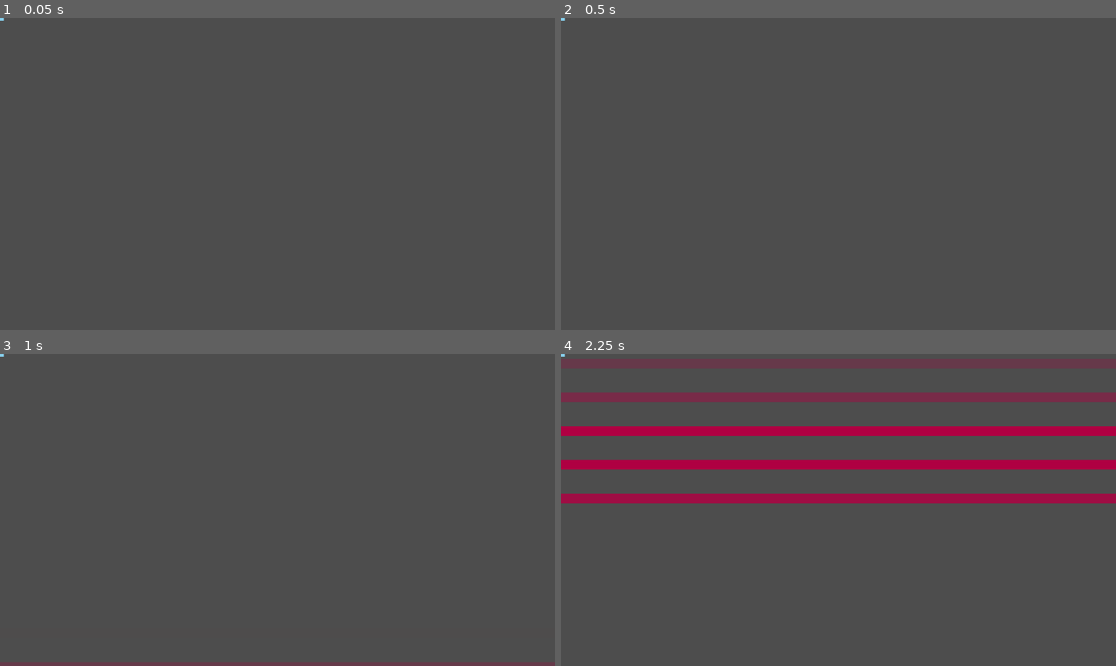
Above: before the commit, frames 1-4 (two rows, left to right).
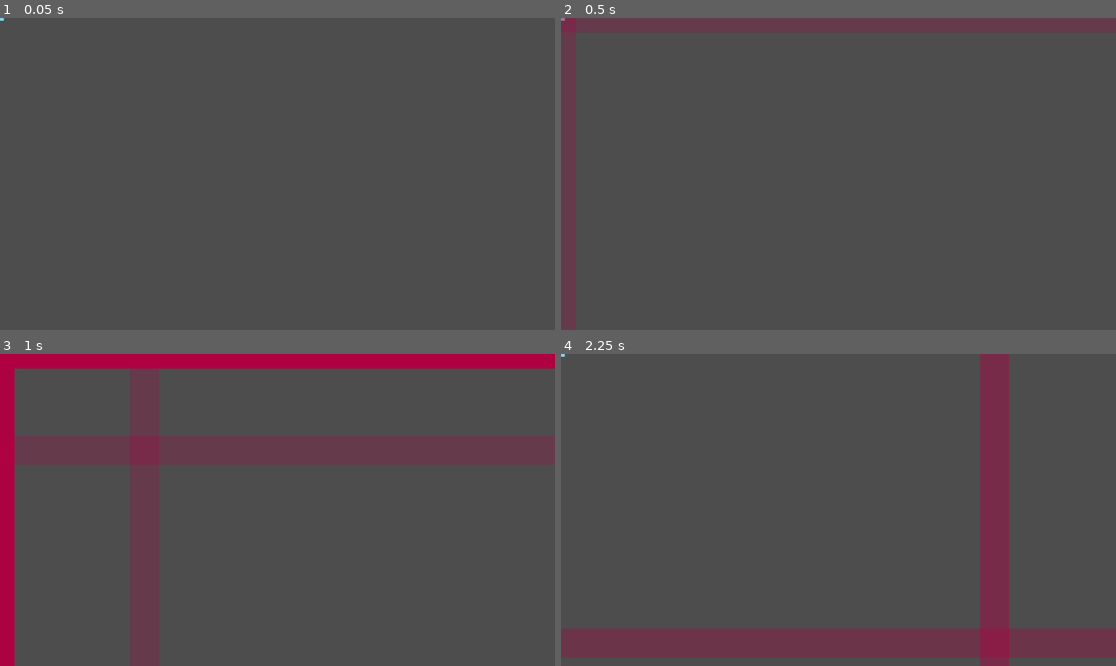
Above: after the commit, the same moments.

Repository: Sosenteam/sa-bullet-hell
Game: Godot game, scene res://levels/testing_level.tscn
Two runs of this game, one before a commit and one after it. Both use one fixed random seed, a clock stepped at 60 frames per second and the inputs below.
Inputs:
- Up to frame 1 (0.05 s): no input
- Up to frame 2 (0.5 s): no input
- Up to frame 3 (1 s): no input
- Up to frame 4 (2.25 s): no input

Frame 1 is identical in both runs. In frame 2, 0.1% of the frame differs, in the area x 0-3%, y 0-5%; in frame 3, 7.7%; in frame 4, 28%, in the area x 0-100%, y 0-100%.

Commit message:
bullet added

Diff:
--- /dev/null
+++ b/hit_management/bullet.gd
@@ -0,0 +1,43 @@
+extends Area2D
+
+@onready var collision_shape = $CollisionPolygon2D
+@onready var draw_shape = $Polygon2D
+@onready var vis_notif = $VisibleOnScreenNotifier2D
+
+var radius = 10
+var velocity: Vector2 = Vector2.ZERO
+
+func _ready() -> void:
+	pass
+
+func move(pos,radius,vel):
+	global_position = pos
+	velocity = vel
+	draw()
+
+
+func draw():
+	var verts: PackedVector2Array = []
+	var circle_res = 16
+	verts.resize(circle_res)
+	for i in circle_res:
+		var angle = (TAU/circle_res)*i
+		verts[i] = position + radius*Vector2.from_angle(angle)
+	draw_shape.set_polygon(verts)
+	collision_shape.set_polygon(verts)
+	vis_notif.rect.size.x = radius
+	vis_notif.rect.size.y = radius
+
+func _physics_process(delta: float) -> void:
+	global_position+=velocity*delta
+
+func _on_body_entered(body: Node2D) -> void:
+	if(body.has_method("hit")):
+		body.hit()
+
+
+func _on_visible_on_screen_notifier_2d_screen_exited() -> void:
+
+	#get_parent	().print_tree_pretty()
+	#queue_free()
+	pass
--- /dev/null
+++ b/hit_management/bullet.tscn
@@ -0,0 +1,16 @@
+[gd_scene format=3 uid="uid://bkvxauq134djn"]
+
+[ext_resource type="Script" uid="uid://cj0cte2xdg3rk" path="res://hit_management/bullet.gd" id="1_x60x5"]
+
+[node name="Bullet" type="Area2D" unique_id=349246806]
+script = ExtResource("1_x60x5")
+
+[node name="CollisionPolygon2D" type="CollisionPolygon2D" parent="." unique_id=1464134240]
+
+[node name="Polygon2D" type="Polygon2D" parent="." unique_id=1598143690]
+color = Color(0.68176764, 1.0444373e-05, 0.46223396, 1)
+
+[node name="VisibleOnScreenNotifier2D" type="VisibleOnScreenNotifier2D" parent="." unique_id=1232791379]
+
+[connection signal="body_entered" from="." to="." method="_on_body_entered"]
+[connection signal="screen_exited" from="VisibleOnScreenNotifier2D" to="." method="_on_visible_on_screen_notifier_2d_screen_exited"]
--- a/hit_management/hitzone_player.gd
+++ b/hit_management/hitzone_player.gd
@@ -1,15 +1,23 @@
 extends AnimationPlayer
 
 var hitzone = preload("res://hit_management/hitzone.tscn")
+var bullet = preload("res://hit_management/bullet.tscn")
 
 var current_x
-var current_y
+var current_y # FIX THIS IS SHARED BY SIMULATIOUS ANIMATIONS
+
 
 func create_zone(pos:Vector2,size:Vector2):
 	#print("zone created at ",pos," with size ",size)
 	var zone = hitzone.instantiate()
-	add_child(zone)
+	get_tree().current_scene.add_child(zone)
 	zone.move(pos.x,pos.y,size.x,size.y)
+
+func create_bullet(pos:Vector2,radius:float,vel:Vector2):
+	var bul = bullet.instantiate()
+
+	get_tree().current_scene.add_child(bul)
+	bul.move(pos,radius,vel)
 
 func create_horizontal_wipe(start_x:float,size_x:float,distance_x:float,end_x:float,time_between:float):
 	current_x = start_x
--- a/hit_management/hitzone_player.tscn
+++ b/hit_management/hitzone_player.tscn
@@ -4,7 +4,7 @@
 
 [sub_resource type="Animation" id="Animation_y6oul"]
 resource_name = "test"
-length = 7.9
+length = 10.066667
 loop_mode = 1
 tracks/0/type = "method"
 tracks/0/imported = false
@@ -13,17 +13,23 @@
 tracks/0/interp = 1
 tracks/0/loop_wrap = true
 tracks/0/keys = {
-"times": PackedFloat32Array(0.23333335, 2.4666667, 5.4333334),
-"transitions": PackedFloat32Array(1, 1, 1),
+"times": PackedFloat32Array(0.03333333, 0.0666666, 3.0333333, 3.3333333, 4.3333335),
+"transitions": PackedFloat32Array(1, 1, 1, 1, 1),
 "values": [{
+"args": [0.0, 30.0, 150.0, 1000.0, 0.5],
+"method": &"create_horizontal_wipe"
+}, {
+"args": [0.0, 30.0, 100.0, 600.0, 0.5],
+"method": &"create_vertical_wipe"
+}, {
 "args": [500.0, 10.0, -35.0, -100.0, 0.1],
 "method": &"create_vertical_wipe"
 }, {
-"args": [0.0, 50.0, 75.0, 1000.0, 0.35],
+"args": [500.0, 10.0, -35.0, -100.0, 0.1],
+"method": &"create_horizontalwd_wipe"
+}, {
+"args": [0.0, 10.0, 10.0, 1000.0, 0.01],
 "method": &"create_horizontal_wipe"
-}, {
-"args": [0.0, 10.0, 35.0, 800.0, 0.1],
-"method": &"create_vertical_wipe"
 }]
 }
 
--- a/levels/testing_level.gd
+++ b/levels/testing_level.gd
@@ -3,3 +3,9 @@
 func _ready() -> void:
 	print("played test")
 	$HitzonePlayer.play("test")
+
+
+func _physics_process(delta: float) -> void:
+	#$HitzonePlayer.create_bullet(Vector2(1000,randf_range(0,600)),10,200*Vector2.from_angle(randf_range(4*PI/6,8*PI/6)))
+	#$HitzonePlayer.create_bullet(Vector2(600,200),10,100*Vector2.from_angle(randf_range(4*PI/6,8*PI/6)))
+	pass
Not shown, added: hit_management/bullet.gd.uid
Not shown: 1 places in hit_management/hitzone.tscn that only renumber resources
